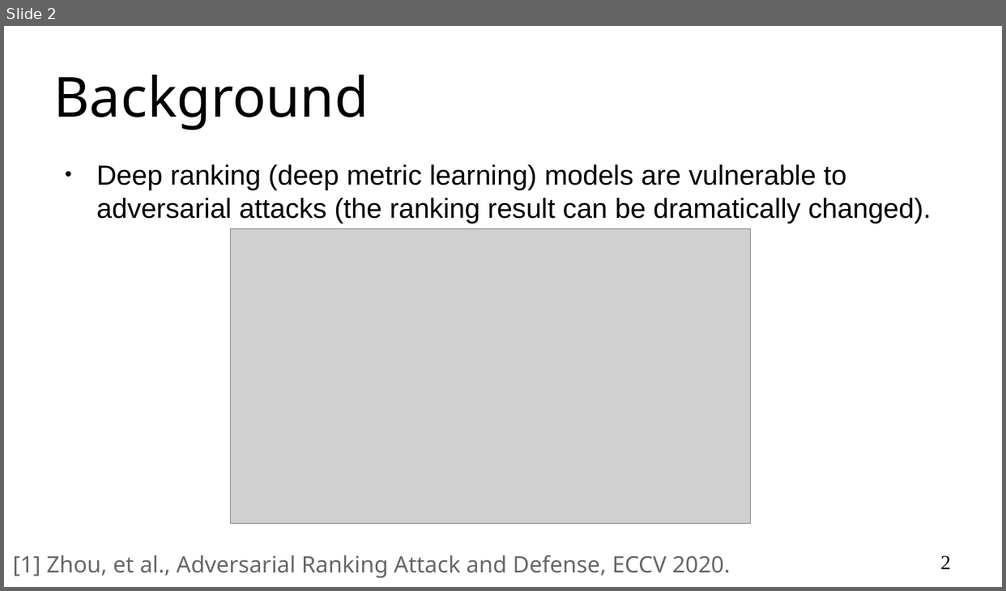
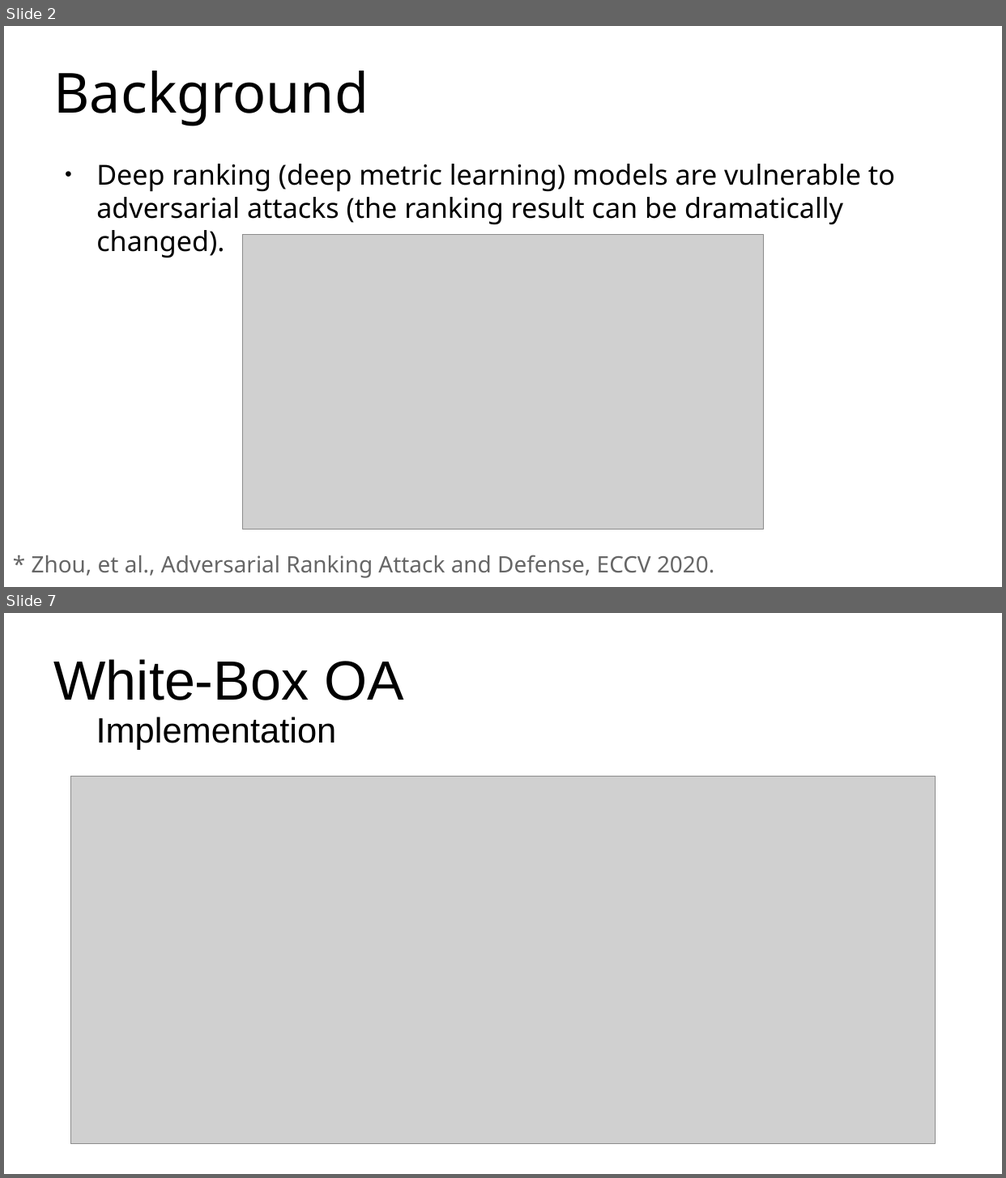
Before and after one commit to cdluminate/advorder, a slide deck: assets/slides.pptx. Shown one above the other, each under a label of ours: slide 2 before the commit, slides 2 and 7 after it; the slides between them are not shown. The pictures are 1006x591 and 1006x1178 pixels, drawn with LibreOffice and Linux fonts; fonts in the diff are those of the drawing; grey boxes stand for pictures; background and template pictures are left out. Boxes give left, top, right and bottom in pixels: in the first picture for what was removed or moved away, otherwise in the second. Text is boxed around its words. In the diff, an @@ line names an element or a change of style, - is before the commit and + after.

```diff
--- a/assets/slides.pptx
+++ b/assets/slides.pptx
@@ slide 7 added at [4,613,1002,1174], background #FFFFFF @@
@@ title added at [54,659,404,700], 44 pt, text #000000 @@
+White-Box OA
@@ text added at [96,717,337,750], 28 pt, text #000000 @@
+Implementation
@@ picture added at [71,776,936,1144] @@
@@ slide 2 changed as well @@
@@ title "Background" at [54,71,368,126]: line spacing 1 to 0.9 @@
@@ text "Deep ranking (deep metric learning) ..." at [96,164,895,258]: font Arial to Noto Sans; line spacing 1 to 0.9 @@
@@ picture: place and size @@
-picture at [230,228,751,524]
+picture at [243,234,764,530]
@@ text at [32,555,714,578]: text changed @@
-[1] Zhou, et al., Adversarial Ranking Attack and Defense, ECCV 2020.
+* Zhou, et al., Adversarial Ranking Attack and Defense, ECCV 2020.
@@ page number removed at [940,556,950,570] @@
-2
```
Also in this commit, not shown: 1 other slide changed, 13 other slides added, 1 slide removed, 2 other files.
